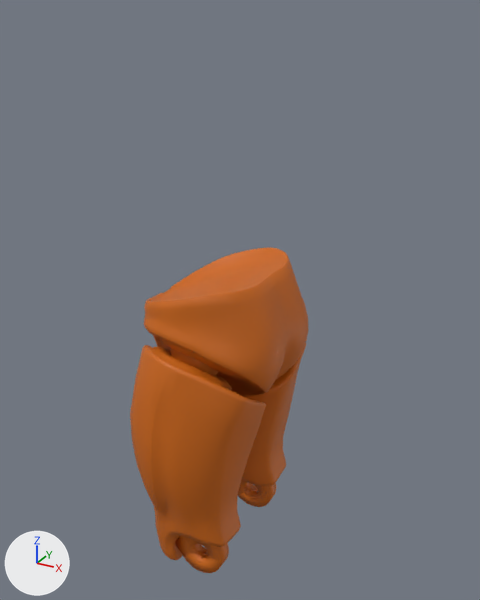
Two versions of the glTF model Software/asset/hipModel.glb, one commit apart.
The view is the same before and after, from a 50 mm camera at (0.578, -0.98, 0.552) aimed at (0.034, 0.009, 0.057). Lighting does not change. The marker at lower left points along +X, +Y and +Z.

Before the edit, the objects in view are built like this:
```python
me_hip = bpy.data.meshes.new('hip')
me_hip.from_pydata(...)  # 1541 vertices, 3076 faces; spans x -0.136..0.147, y -0.162..0.162, z -0.139..0.124
me_hip.materials.append(mat_material)  # orange #cc6600
me_rightthigh = bpy.data.meshes.new('rightThigh')
me_rightthigh.from_pydata(...)  # 1261 vertices, 2514 faces; spans x -0.122..0.124, y -0.08..0.117, z -0.479..0.049
me_rightthigh.materials.append(mat_material)  # orange #cc6600
me_rightthigh_001 = bpy.data.meshes.new('rightThigh.001')
me_rightthigh_001.from_pydata(...)  # 1261 vertices, 2514 faces; spans x -0.122..0.124, y -0.117..0.08, z -0.479..0.049
me_rightthigh_001.materials.append(mat_material)  # orange #cc6600
ob_hip = bpy.data.objects.new('hip', me_hip)
ob_hip.location = (0.0, 0.0, 0.0)
ob_leftthigh = bpy.data.objects.new('leftThigh', me_rightthigh_001)
ob_leftthigh.location = (0.0, -0.086, -0.019)
ob_rightthigh = bpy.data.objects.new('rightThigh', me_rightthigh)
ob_rightthigh.location = (0.0, 0.086, -0.019)
```
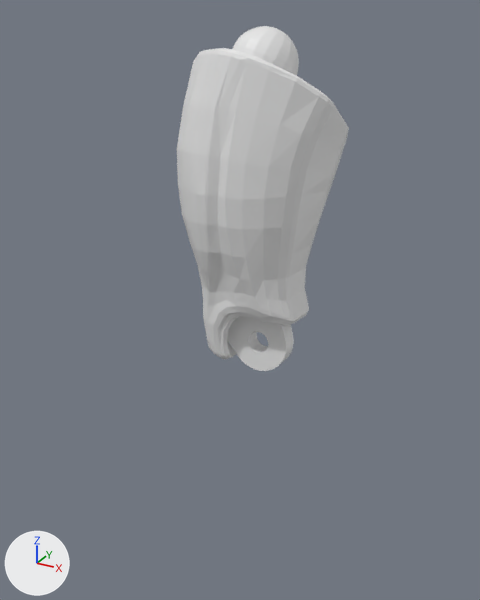
Pixel boxes [x1, y1, x2, y2] of what changed, in the pictures (480 x 600 px):
'rightThigh', recoloured, moved, turned, rescaled
    before: [238, 344, 306, 507]
    after: [177, 26, 349, 371]
'leftThigh', deleted
    before: [130, 345, 266, 573]
'hip', deleted (orange)
    before: [144, 247, 308, 396]

Patch to the scene script:
```diff
--- a/Software/asset/hipModel.glb.py
+++ b/Software/asset/hipModel.glb.py
@@ me_rightthigh @@
 me_rightthigh.from_pydata(...)  # 1261 vertices, 2514 faces; spans x -0.122..0.124, y -0.08..0.117, z -0.479..0.049
 # used by ob_rightthigh; location = (0.0, 0.086, -0.019)
-me_rightthigh.materials.append(mat_material)  # orange #cc6600
+# me_rightthigh part 1: the whole mesh is scaled about its middle by 1e+03, then moved by (122.999, 98.331, 264.225)
@@ ob_hip @@
-ob_hip = bpy.data.objects.new('hip', me_hip)
-ob_hip.location = (0.0, 0.0, 0.0)
@@ ob_rightthigh @@
 ob_rightthigh = bpy.data.objects.new('rightThigh', me_rightthigh)
-ob_rightthigh.location = (0.0, 0.086, -0.019)
+ob_rightthigh.location = (0.0, 0.0, 0.0)
+ob_rightthigh.rotation_euler = (0.0, -3.142, 0.0)  # degrees (0, -180, 0)
+ob_rightthigh.scale = (-0.001, -0.001, -0.001)
@@ ob_leftthigh @@
-ob_leftthigh = bpy.data.objects.new('leftThigh', me_rightthigh_001)
-ob_leftthigh.location = (0.0, -0.086, -0.019)
```
